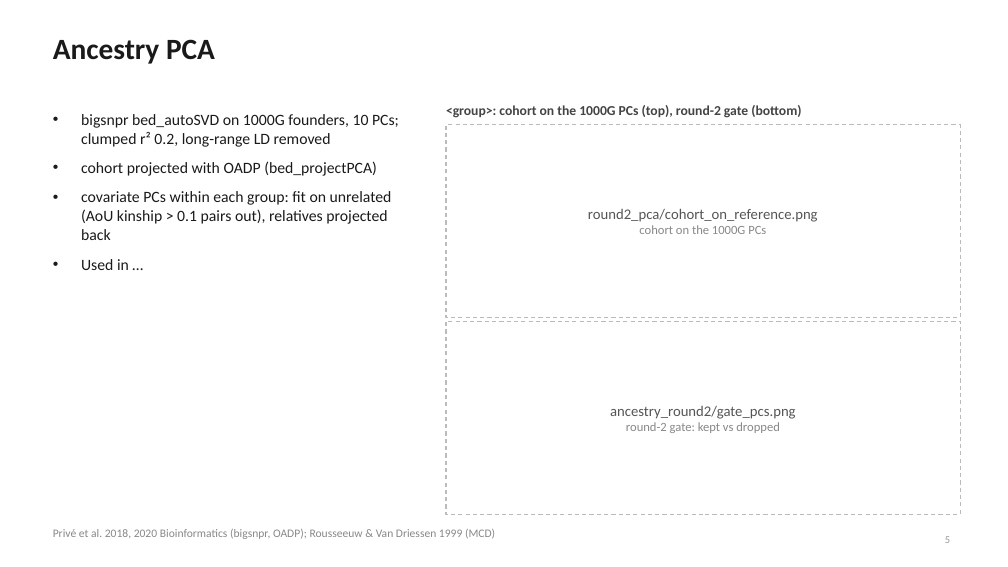
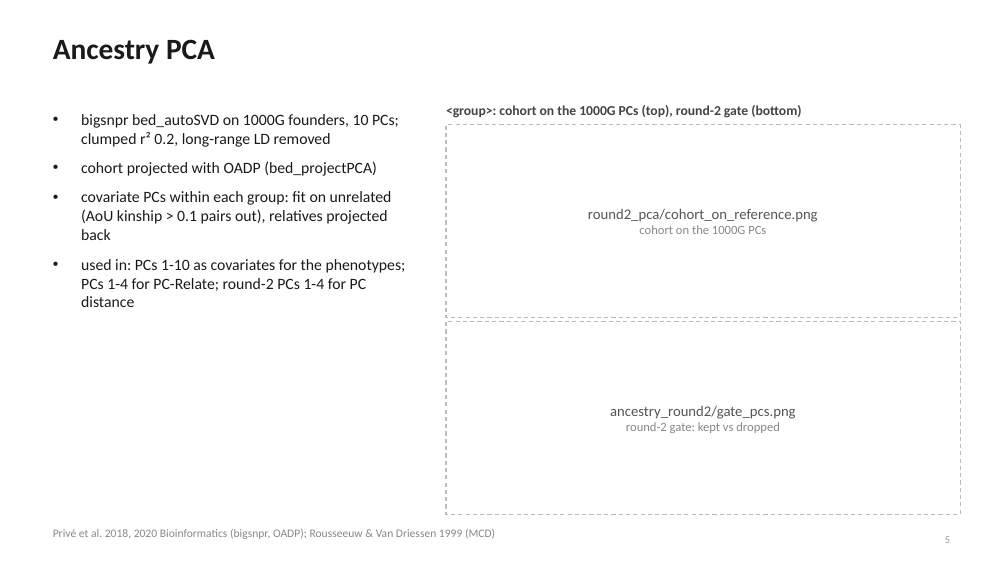
Before and after one commit to mkiravn/aou-covariance, a slide deck: slide 5 of slides/relatedness_condensed.pptx. Drawn at 1008x567 pixels with LibreOffice and Linux fonts; fonts in the diff are those of the drawing. Boxes give left, top, right and bottom in pixels: in the first picture for what was removed or moved away, otherwise in the second. Text is boxed around its words. In the diff, an @@ line names an element or a change of style, - is before the commit and + after.

```diff
--- a/slides/relatedness_condensed.pptx
+++ b/slides/relatedness_condensed.pptx
@@ text at [81, 259, 406, 307]: text changed @@
-• Used in …
+• used in: PCs 1-10 as covariates for the phenotypes; PCs 1-4 for PC-Relate; round-2 PCs 1-4 for PC distance
```
Also in this commit, not shown: 1 other file.
